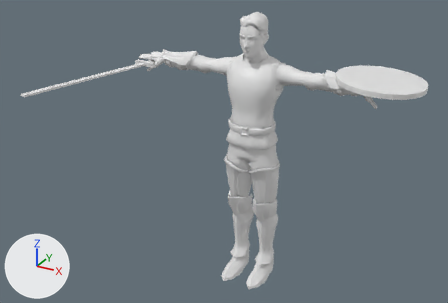
An edit to the glTF model unity/Tools~/models/heroes_hd/SB_Hero_merrit_HD.glb, drawn before and after from the same camera.
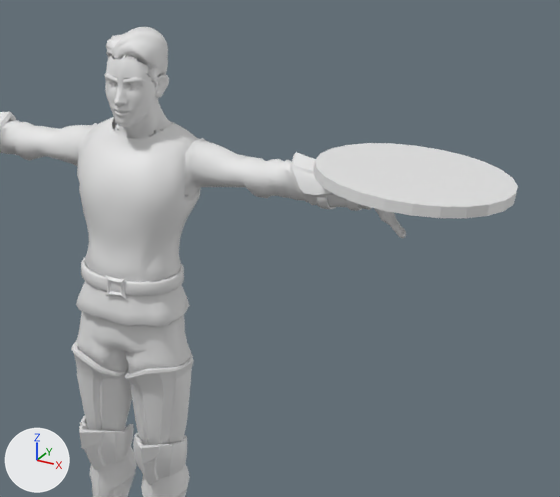
Old and new are each drawn whole from a 50 mm lens placed at (1.65, -3.36, 2.57), pointed at (-0.06, -0.27, 1.02) and again close up on the part from 43% to 100% of the width and 0% to 75% of the height. Every picture has the same lights, and +X, +Y and +Z are marked at lower left. The last two pictures show the newer version. Vertices at exactly the same position are counted once.

Objects in the first close-up: 'SB_Hero_merrit'.
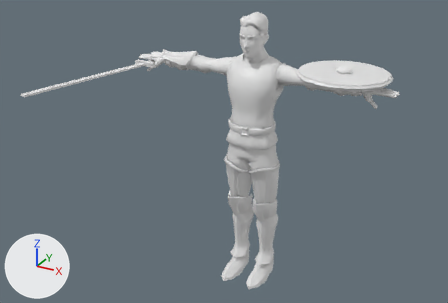
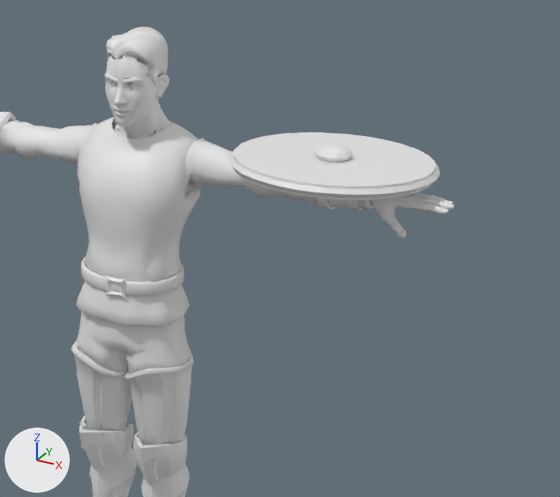
Location of each change, [x1, y1, x2, y2] in pixels of the close-ups (560 x 497 px; the box of a moved part takes in the faces that stretch with it):
'SB_Hero_merrit', reshaped
    before: [0, 27, 518, 497]
    after: [0, 27, 454, 497]
part 1 of me_face, added
    after: [233, 132, 436, 200]
part 2 of me_face, added
    after: [315, 144, 352, 162]
part 3 of me_face, added
    after: [229, 151, 440, 198]
part 4 of me_face, moved or reshaped
    before: [16, 43, 518, 238]
    after: [0, 37, 454, 238]

The change, as a list of edits to the scene's bpy script:
```text
Change me_face:
    used by ob_sb_hero_merrit; location = (0.0, 0.0, 0.0)
    remove me_face.from_pydata(...)  # 11071 vertices, 20756 faces; spans x -1.06..1.05, y -0.91..0.32, z -0.01..1.84
    add me_face.from_pydata(...)  # 11298 vertices, 21019 faces; spans x -1.06..0.9, y -0.91..0.33, z -0.01..1.84
    me_face part 1: a new loose piece, a 28-sided cylinder along z spanning x 0.293..0.833, y -0.181..0.319, z 1.498..1.533
    me_face part 2: a new loose piece, a UV sphere (12 segments, 6 rings, poles along z) spanning x 0.513..0.613, y 0.019..0.119, z 1.523..1.568
    me_face part 3: a new loose piece of 140 vertices spanning x 0.28..0.85, y -0.19..0.33, z 1.5..1.53
    me_face part 4: 227 vertices moved within x -0.9..0.9, y -0.11..0.13, z 1.37..1.8; 254 vertices removed from x -0.89..1.05, y -0.2..0.32, z 1.37..1.8; 376 vertices added at x -0.89..0.89, y -0.11..0.14, z 1.38..1.81
    other edits to the shape of me_face do not show in these pictures
```
